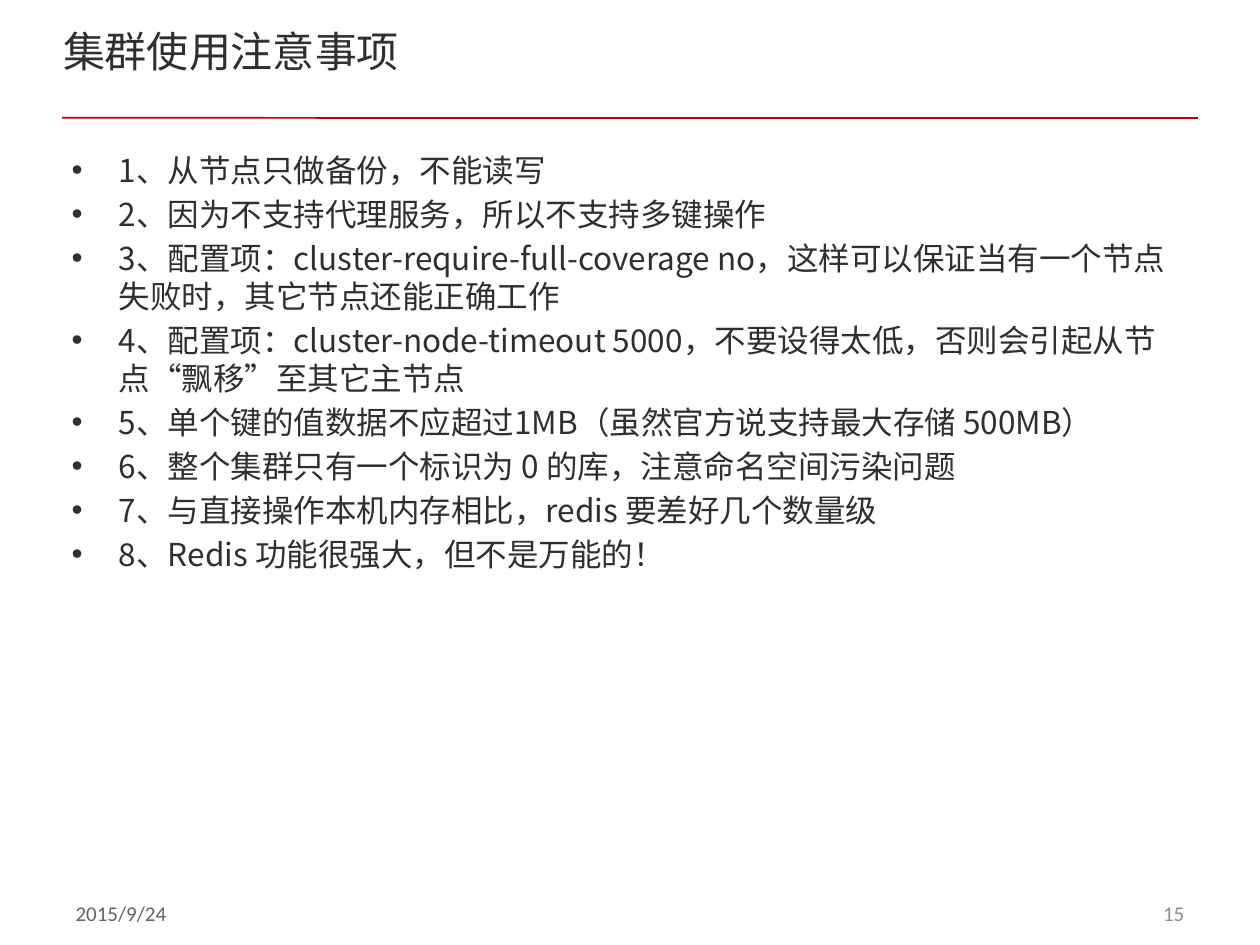
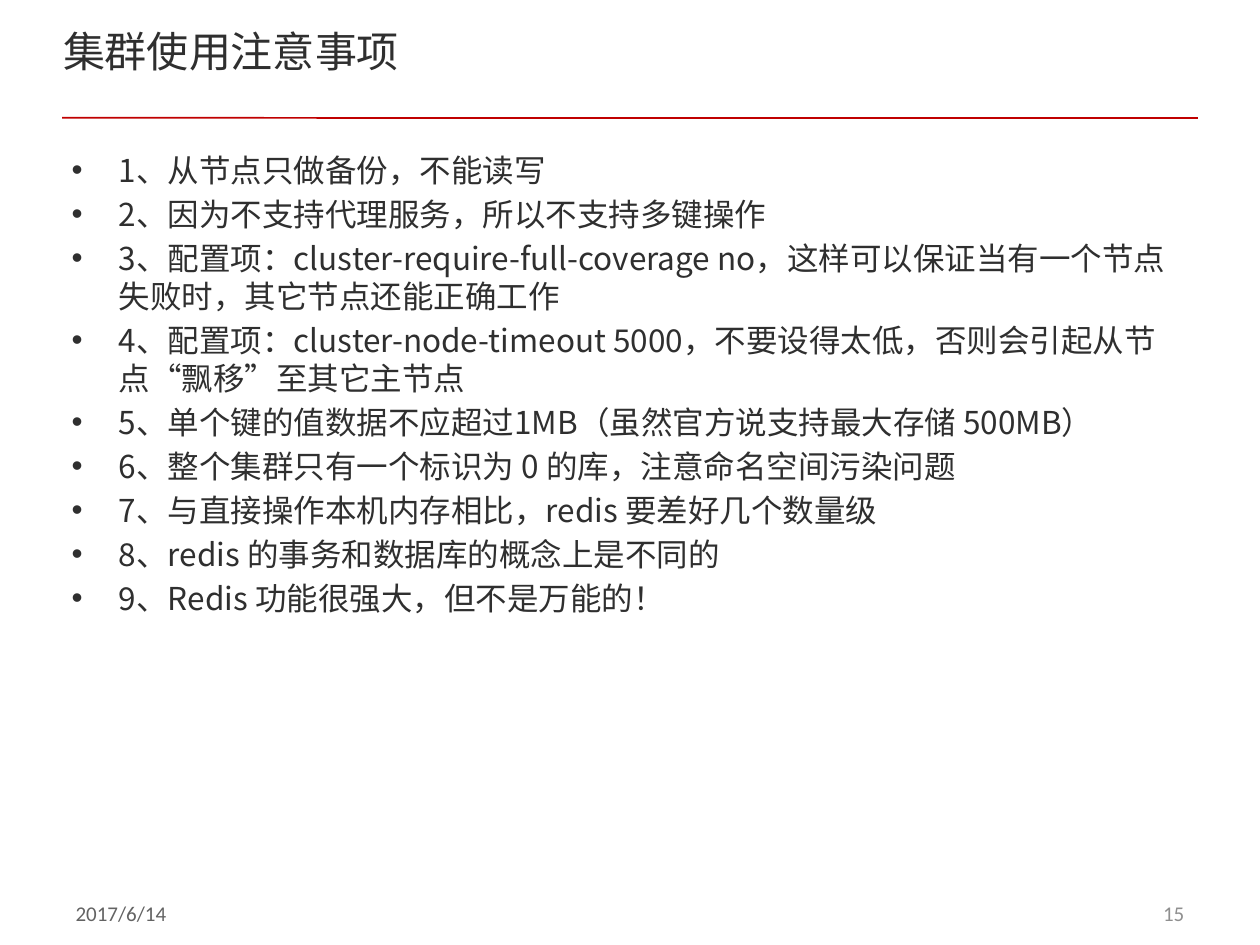
Before and after one commit to acl-dev/acl, a slide deck: slide 15 of doc/redis_cluster.pptx. Drawn at 1260x945 pixels with LibreOffice and Linux fonts; fonts in the diff are those of the drawing; background and template pictures are left out. Boxes give left, top, right and bottom in pixels: in the first picture for what was removed or moved away, otherwise in the second. Text is boxed around its words. In the diff, an @@ line names an element or a change of style, - is before the commit and + after.

```diff
--- a/doc/redis_cluster.pptx
+++ b/doc/redis_cluster.pptx
@@ text at [119, 539, 719, 613]: text changed @@
-• 8、Redis 功能很强大，但不是万能的！
+• 8、redis 的事务和数据库的概念上是不同的
+• 9、Redis 功能很强大，但不是万能的！
@@ text at [76, 906, 167, 922]: text changed @@
-2015/9/24
+2017/6/14
```
Also in this commit, not shown: 16 other slides changed, 1 slide added, 1 slide removed, 1 other file.
